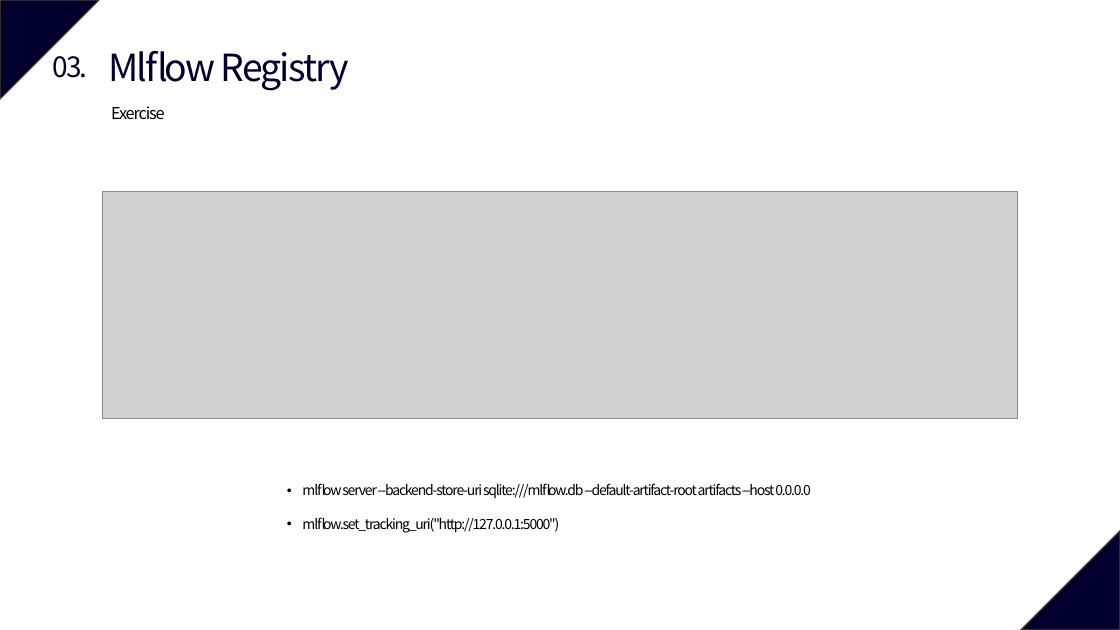
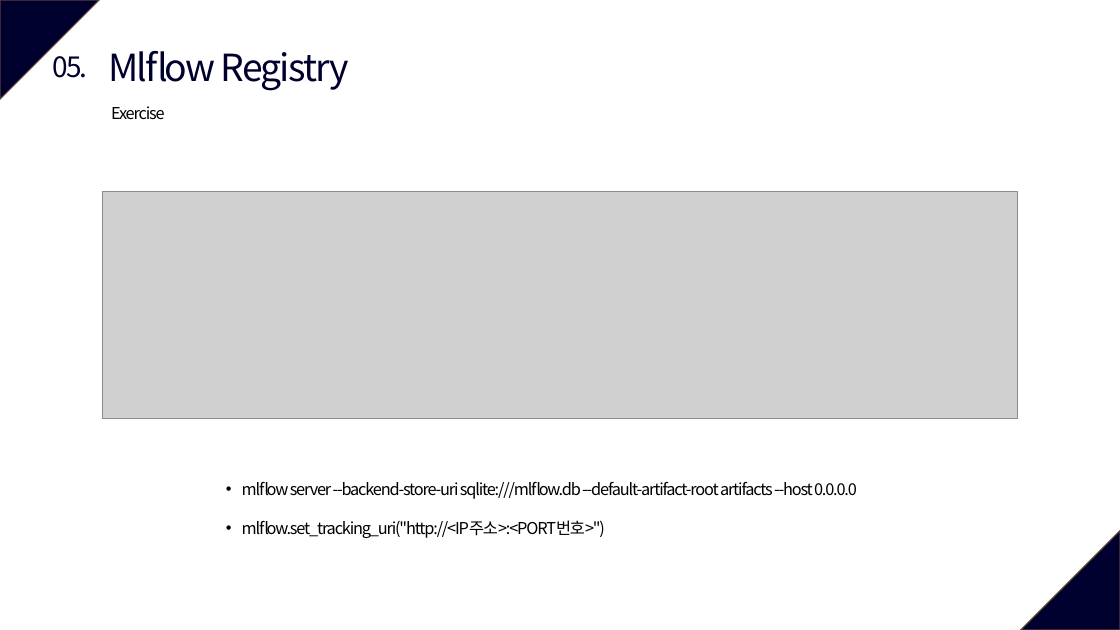
Before and after one commit to vhrehfdl/MLflow_tutorial, a slide deck: slide 24 of MLflow.pptx (slide 15 before the commit). Drawn at 1120x630 pixels with LibreOffice and Linux fonts; fonts in the diff are those of the drawing; grey boxes stand for pictures. Boxes give left, top, right and bottom in pixels: in the first picture for what was removed or moved away, otherwise in the second. Text is boxed around its words. In the diff, an @@ line names an element or a change of style, - is before the commit and + after.

```diff
--- a/MLflow.pptx
+++ b/MLflow.pptx
@@ text at bbox=[52, 56, 87, 78]: text changed @@
-03.
+05.
@@ text "mlflow server --backend-store-uri sqlite:///mlflow.db --defa ...": place and size @@
-text "mlflow server --backend-store-uri sqlite:///mlflow.db --defa ..." at bbox=[302, 483, 811, 533]
+text "mlflow server --backend-store-uri sqlite:///mlflow.db --defa ..." at bbox=[242, 482, 857, 538]
@@ text at bbox=[242, 482, 857, 499]: size 12 to 14 pt in "mlflow server --backend-store-uri sqlite:///mlflow.db --defa ..." @@
@@ text at bbox=[242, 520, 605, 538]: text changed; size 12 to 14 pt @@
-• mlflow.set_tracking_uri("http://127.0.0.1:5000")
+• mlflow.set_tracking_uri("http://<IP주소>:<PORT번호>")
```
Also in this commit, not shown: 18 other slides changed, 5 slides added.
